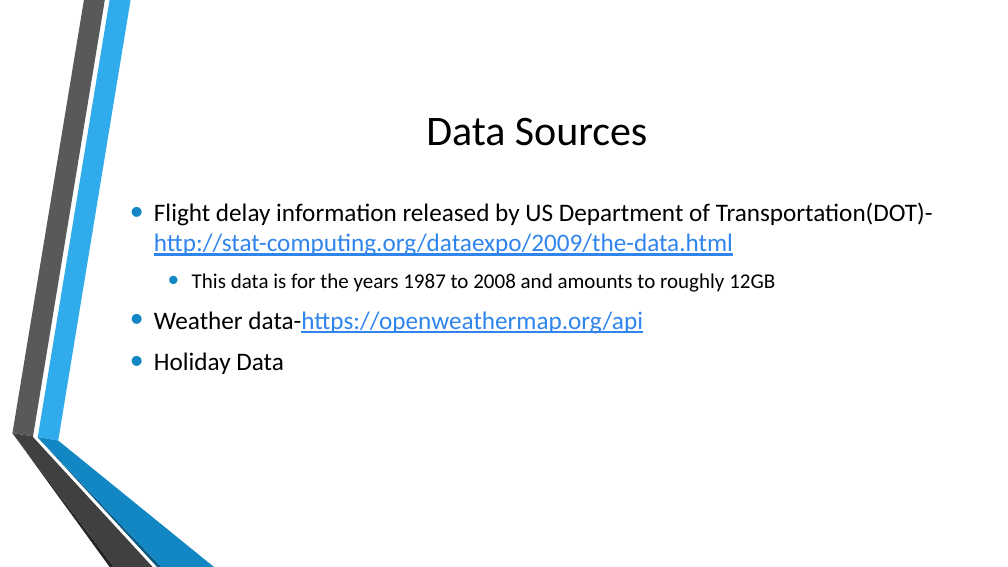
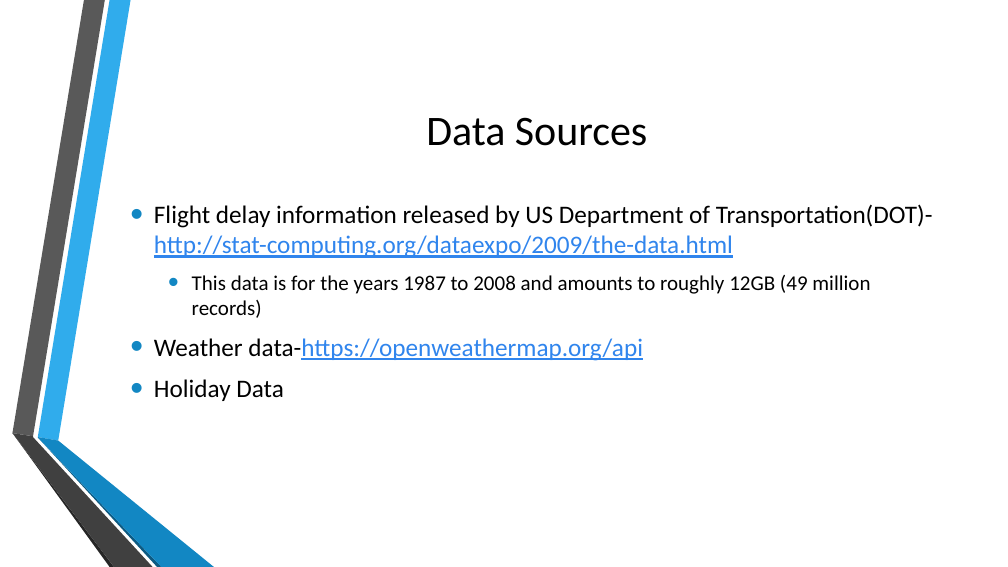
Before and after one commit to RoAjinkya/FlightDelay, a slide deck: slide 5 of docs/Planning Presentation.pptx. Drawn at 1008x567 pixels with LibreOffice and Linux fonts; fonts in the diff are those of the drawing; background and template pictures are left out. Boxes give left, top, right and bottom in pixels: in the first picture for what was removed or moved away, otherwise in the second. Text is boxed around its words. In the diff, an @@ line names an element or a change of style, - is before the commit and + after.

```diff
--- a/docs/Planning Presentation.pptx
+++ b/docs/Planning Presentation.pptx
@@ text at (x1=192, y1=275, x2=870, y2=318): text changed @@
-  • This data is for the years 1987 to 2008 and amounts to roughly 12GB
+  • This data is for the years 1987 to 2008 and amounts to roughly 12GB (49 million records)
```
Also in this commit, not shown: 2 other slides changed, 1 other file.
